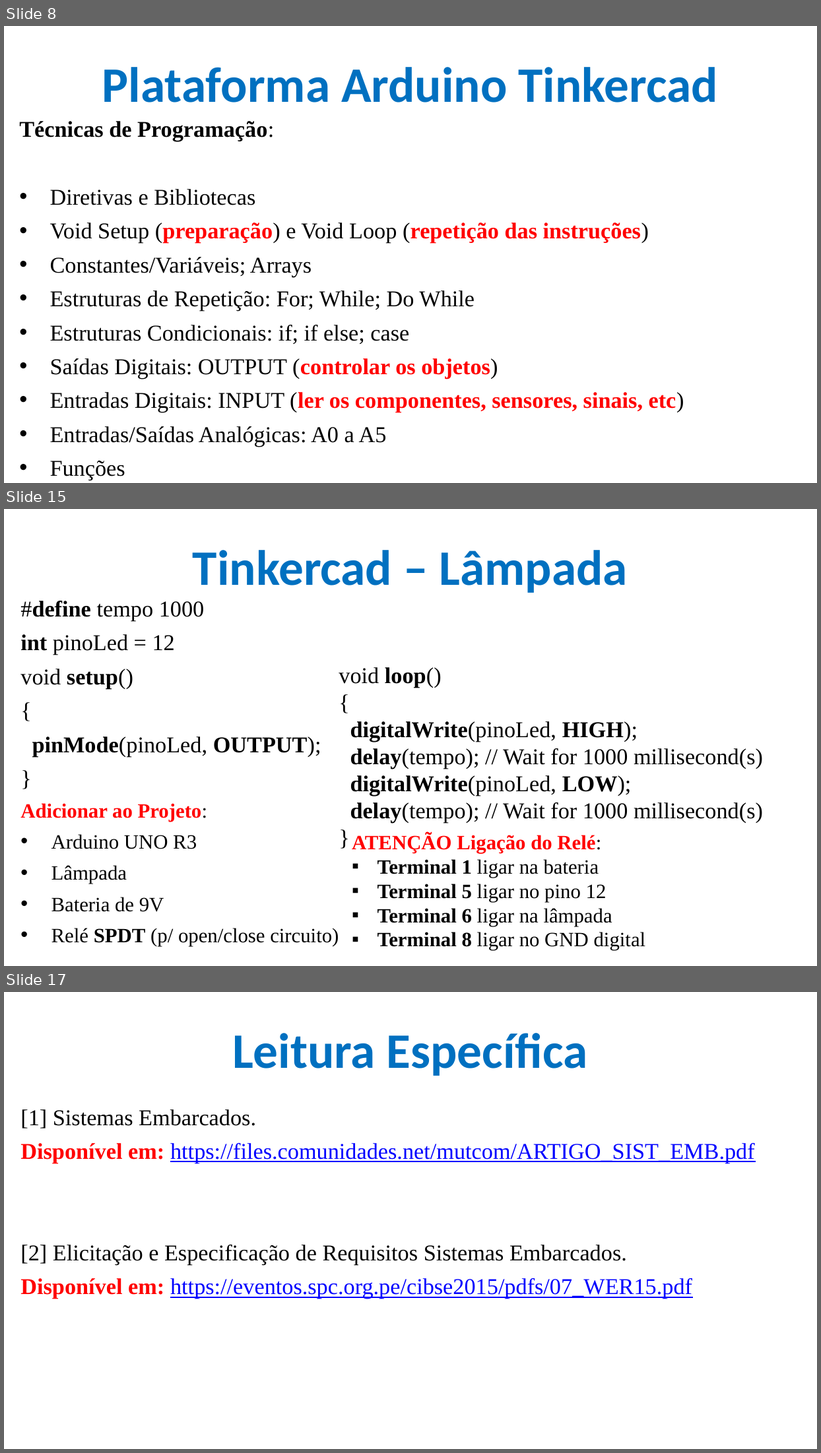
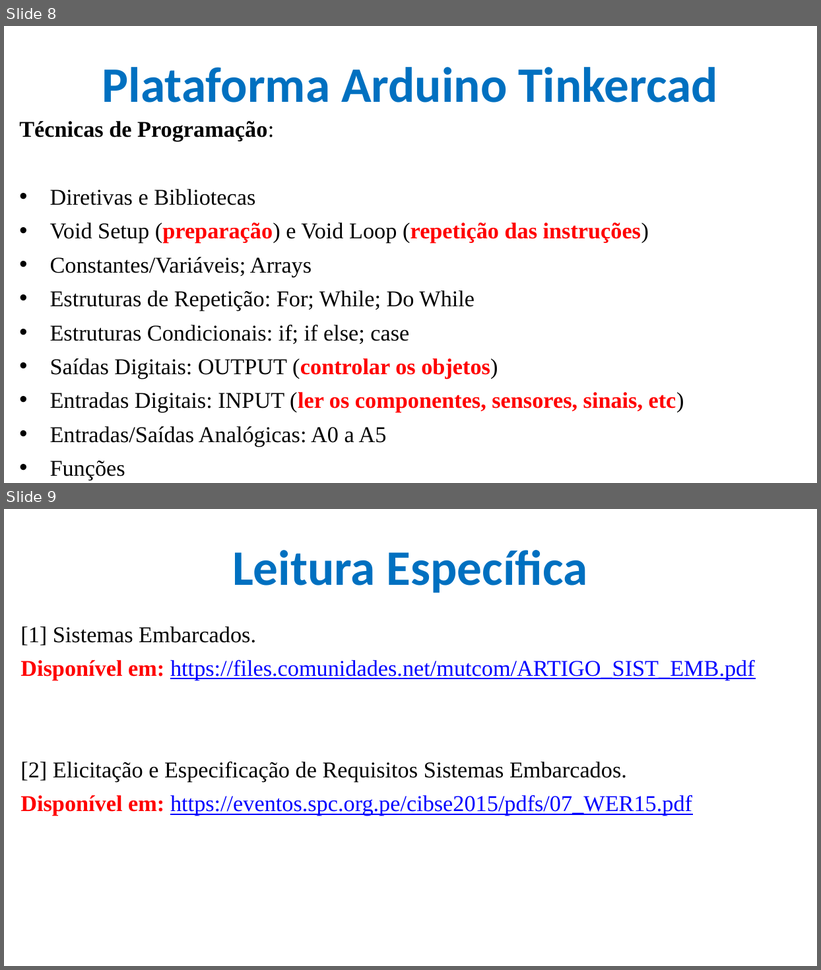
Before and after one commit to CloudEducationBrazil/WydenArea1ProgramacaoMicrocontroladores, a slide deck: 01 Classes/Aula 03 - Programação Microcontroladores - Arduino Tinkercad.pptx. Shown one above the other, each under a label of ours: slides 8, 15 and 17 before the commit, slides 8 and 9 after it; the slides between them are not shown. The pictures are 821x1453 and 821x970 pixels, drawn with LibreOffice and Linux fonts; fonts in the diff are those of the drawing; background and template pictures are left out. Boxes give left, top, right and bottom in pixels: in the first picture for what was removed or moved away, otherwise in the second. Text is boxed around its words. In the diff, an @@ line names an element or a change of style, - is before the commit and + after.

```diff
--- a/01 Classes/Aula 03 - Programação Microcontroladores - Arduino Tinkercad.pptx
+++ b/01 Classes/Aula 03 - Programação Microcontroladores - Arduino Tinkercad.pptx
@@ slide 15 removed at box(4, 509, 817, 966), background picture (left out) @@
@@ title removed at box(193, 550, 628, 593) @@
-Tinkercad – Lâmpada
@@ text removed at box(20, 601, 339, 947) @@
-#define tempo 1000
-int pinoLed = 12
-void setup()
-{
-pinMode(pinoLed, OUTPUT);
-}
-Adicionar ao Projeto:
-• Arduino UNO R3
-• Lâmpada
-• Bateria de 9V
-• Relé SPDT (p/ open/close circuito)
@@ text removed at box(339, 667, 763, 823) @@
-void loop()
-{
-digitalWrite(pinoLed, HIGH);
-delay(tempo); // Wait for 1000 millisecond(s)
-digitalWrite(pinoLed, LOW);
-delay(tempo); // Wait for 1000 millisecond(s)
-}
@@ text removed at box(352, 834, 646, 951) @@
-ATENÇÃO Ligação do Relé:
-▪ Terminal 1 ligar na bateria
-▪ Terminal 5 ligar no pino 12
-▪ Terminal 6 ligar na lâmpada
-▪ Terminal 8 ligar no GND digital
@@ what was slide 17 is now slide 9 @@
```
Also in this commit, not shown: 1 slide changed, 7 other slides removed, 1 other file.
